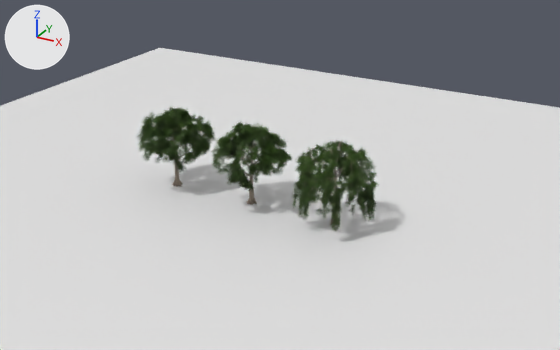
The Blender file blender/trees.blend, before and after one commit.
The view is the same before and after, from a 50 mm lens placed at (31.9, -52.8, 29.7), pointed at (2.3, 0.9, 2.8). Lighting does not change. The marker at upper left points along +X, +Y and +Z. The picture after the commit comes second.

The first picture shows 'ground', 'tree_round_a_leaves', 'tree_round_a_wood', 'tree_round_b_leaves', 'tree_round_b_wood', 'tree_weep_leaves', 'tree_weep_wood'.
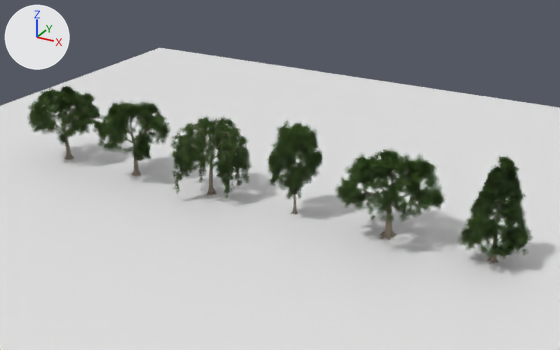
Where the change shows, as pixel boxes (x1, y1, x2, y2) in the pictures (560 x 350 px):
'tree_weep_leaves', reshaped, moved (7% narrower, 10% shorter): before (292, 140, 379, 232); after (170, 116, 251, 199)
'tree_round_b_leaves', reshaped, moved (6% narrower, 13% shorter): before (211, 121, 293, 191); after (93, 100, 170, 161)
'tree_round_a_leaves', reshaped, moved (6% narrower, 10% shorter): before (137, 106, 216, 173); after (27, 86, 101, 146)
'tree_oak_leaves', added (green): after (335, 149, 446, 222)
'tree_cone_leaves', added (green): after (458, 156, 533, 259)
'tree_birch_leaves', added (green): after (267, 121, 323, 200)
'tree_weep_wood', moved: before (296, 142, 374, 225); after (176, 118, 248, 195)
'tree_round_b_wood', moved: before (219, 136, 281, 205); after (110, 108, 160, 177)
'tree_round_a_wood', moved: before (144, 113, 208, 187); after (34, 99, 88, 160)
'tree_oak_wood', added: after (348, 160, 432, 240)
'tree_cone_wood', added: after (471, 165, 521, 264)
'tree_birch_wood', added: after (282, 131, 307, 215)
part 1 of me_tree_round_a_leaves, deleted (green): before (137, 106, 216, 173)
part 2 of me_tree_round_a_leaves, built on: before (177, 153, 195, 163); after (27, 86, 101, 146)
part 3 of me_tree_round_b_leaves, deleted (green): before (211, 121, 293, 190)
part 4 of me_tree_round_b_leaves, built on: before (247, 183, 254, 191); after (93, 100, 170, 161)
part 5 of me_tree_weep_leaves, deleted (green): before (292, 140, 379, 232)
part 6 of me_tree_weep_leaves, reshaped: before (294, 167, 331, 206); after (170, 116, 251, 199)

The change, as a list of edits to the scene's bpy script:
```text
Change me_tree_round_a_leaves:
    remove me_tree_round_a_leaves.from_pydata(...)  # 6856 vertices, 1714 faces; spans x -3.42..3.74, y -3.59..3.49, z 1.81..7.51
    add me_tree_round_a_leaves.from_pydata(...)  # 6824 vertices, 1706 faces; spans x -3.7..3.84, y -3.46..3.73, z 1.53..7.57
    me_tree_round_a_leaves part 1: 1693 loose pieces with 6772 vertices, spanning x -3.42..3.74, y -3.59..3.49, z 1.81..7.51, are deleted
    me_tree_round_a_leaves part 2: 83 vertices removed from x -1.73..2.67, y -1.44..0.19, z 2.22..3.85; 6823 vertices added at x -3.7..3.84, y -3.46..3.73, z 1.53..7.57
Change me_tree_round_b_leaves:
    remove me_tree_round_b_leaves.from_pydata(...)  # 6792 vertices, 1698 faces; spans x -3.73..3.53, y -3.55..3.43, z 1.82..7.47
    add me_tree_round_b_leaves.from_pydata(...)  # 6856 vertices, 1714 faces; spans x -3.49..3.79, y -3.71..3.7, z 1.95..7.45
    me_tree_round_b_leaves part 3: 1696 loose pieces with 6784 vertices, spanning x -3.73..3.53, y -3.55..3.43, z 1.82..7.47, are deleted
    me_tree_round_b_leaves part 4: 7 vertices removed from x -1.29..1.25, y -1.86..-0.14, z 1.91..6.3; 6855 vertices added at x -3.49..3.79, y -3.71..3.7, z 1.95..7.45
Change me_tree_weep_leaves:
    remove me_tree_weep_leaves.from_pydata(...)  # 8116 vertices, 2029 faces; spans x -3.71..3.72, y -3.55..3.56, z 0.61..7.15
    add me_tree_weep_leaves.from_pydata(...)  # 8156 vertices, 2039 faces; spans x -3.57..3.75, y -3.56..3.8, z 0.66..7.18
    me_tree_weep_leaves part 5: 2005 loose pieces with 8020 vertices, spanning x -3.71..3.72, y -3.55..3.56, z 0.61..7.15, are deleted
    me_tree_weep_leaves part 6: 95 vertices removed from x -3.02..0.17, y -3.08..-1.06, z 2.46..6.03; 8155 vertices added at x -3.57..3.75, y -3.56..3.8, z 0.66..7.18
Change ob_tree_round_a_wood:
    ob_tree_round_a_wood.location: (-8.0, 0.0, 0.0) -> (-21.25, 0.0, 0.0)
Change ob_tree_round_a_leaves:
    ob_tree_round_a_leaves.location: (-8.0, 0.0, 0.0) -> (-21.25, 0.0, 0.0)
Change ob_tree_round_b_wood:
    ob_tree_round_b_wood.location: (0.0, 0.0, 0.0) -> (-12.75, 0.0, 0.0)
Change ob_tree_round_b_leaves:
    ob_tree_round_b_leaves.location: (0.0, 0.0, 0.0) -> (-12.75, 0.0, 0.0)
Change ob_tree_weep_wood:
    ob_tree_weep_wood.location: (8.0, 0.0, 0.0) -> (-4.25, 0.0, 0.0)
Change ob_tree_weep_leaves:
    ob_tree_weep_leaves.location: (8.0, 0.0, 0.0) -> (-4.25, 0.0, 0.0)
Add ob_tree_cone_leaves:
    ob_tree_cone_leaves = bpy.data.objects.new('tree_cone_leaves', me_tree_cone_leaves)  # 8304 vertices, 2076 faces; spans x -2.62..2.7, y -2.72..2.79, z 1.06..8.59
    ob_tree_cone_leaves.location = (21.25, 0.0, 0.0)
Add ob_tree_cone_wood:
    ob_tree_cone_wood = bpy.data.objects.new('tree_cone_wood', me_tree_cone_wood)  # 14288 vertices, 15478 faces; spans x -2.27..2.18, y -2.21..2.35, z -0.3..8.1
    ob_tree_cone_wood.location = (21.25, 0.0, 0.0)
Add ob_tree_oak_leaves:
    ob_tree_oak_leaves = bpy.data.objects.new('tree_oak_leaves', me_tree_oak_leaves)  # 7984 vertices, 1996 faces; spans x -4.17..4.54, y -4.27..4.38, z 1.33..7.28
    ob_tree_oak_leaves.location = (12.75, 0.0, 0.0)
Add ob_tree_oak_wood:
    ob_tree_oak_wood = bpy.data.objects.new('tree_oak_wood', me_tree_oak_wood)  # 14868 vertices, 17612 faces; spans x -3.7..4.0, y -3.77..3.75, z -0.31..6.73
    ob_tree_oak_wood.location = (12.75, 0.0, 0.0)
Add ob_tree_birch_leaves:
    ob_tree_birch_leaves = bpy.data.objects.new('tree_birch_leaves', me_tree_birch_leaves)  # 6336 vertices, 1584 faces; spans x -2.45..2.53, y -2.36..2.48, z 1.91..8.4
    ob_tree_birch_leaves.location = (4.25, 0.0, 0.0)
Add ob_tree_birch_wood:
    ob_tree_birch_wood = bpy.data.objects.new('tree_birch_wood', me_tree_birch_wood)  # 12918 vertices, 13775 faces; spans x -1.95..2.06, y -1.88..2.02, z -0.31..7.94
    ob_tree_birch_wood.location = (4.25, 0.0, 0.0)
```
